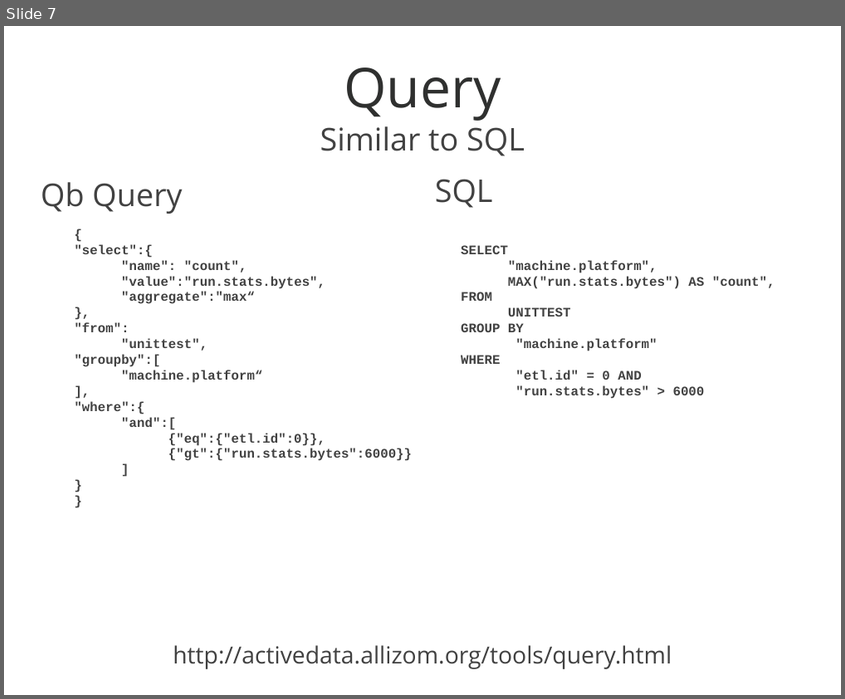
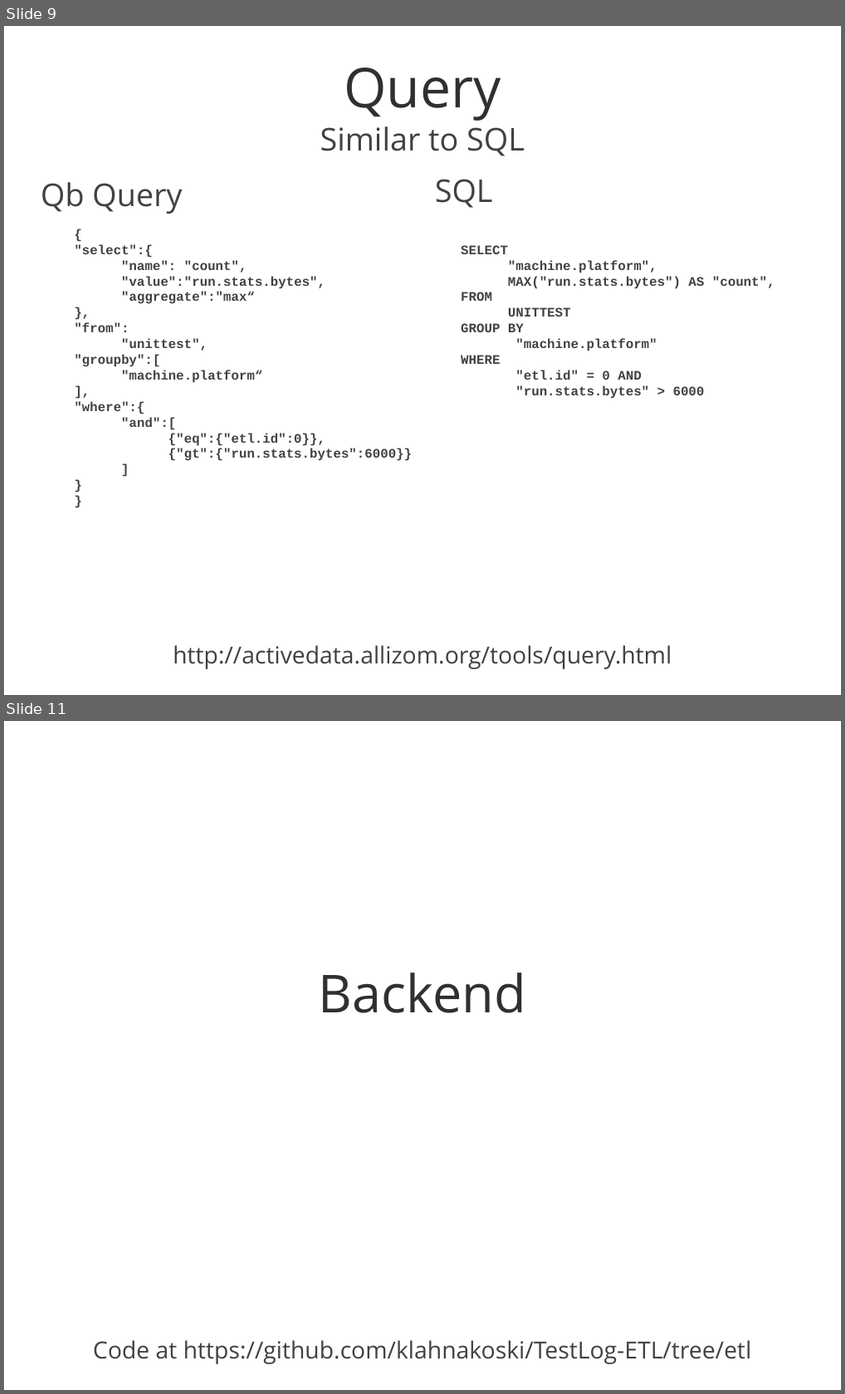
Before and after one commit to mozilla/ActiveData, a slide deck: docs/ActiveData Summary 150323.ppt. Shown one above the other, each under a label of ours: slide 7 before the commit, slides 9 and 11 after it; the slides between them are not shown. The pictures are 845x699 and 845x1394 pixels, drawn with LibreOffice and Linux fonts; fonts in the diff are those of the drawing; background and template pictures are left out. Boxes give left, top, right and bottom in pixels: in the first picture for what was removed or moved away, otherwise in the second. Text is boxed around its words. In the diff, an @@ line names an element or a change of style, - is before the commit and + after.

```diff
--- a/docs/ActiveData Summary 150323.ppt
+++ b/docs/ActiveData Summary 150323.ppt
@@ slide 11 added at [4, 721, 841, 1390], background picture (left out) @@
@@ title added at [319, 972, 526, 1013], 80 pt, text #2F302F @@
+Backend
@@ text added at [93, 1340, 751, 1364], 36 pt, text #414141 @@
+Code at https://github.com/klahnakoski/TestLog-ETL/tree/etl
@@ what was slide 7 is now slide 9 @@
```
Also in this commit, not shown: 6 slides changed, 1 other slide added, 2 slides removed, 2 other files.
